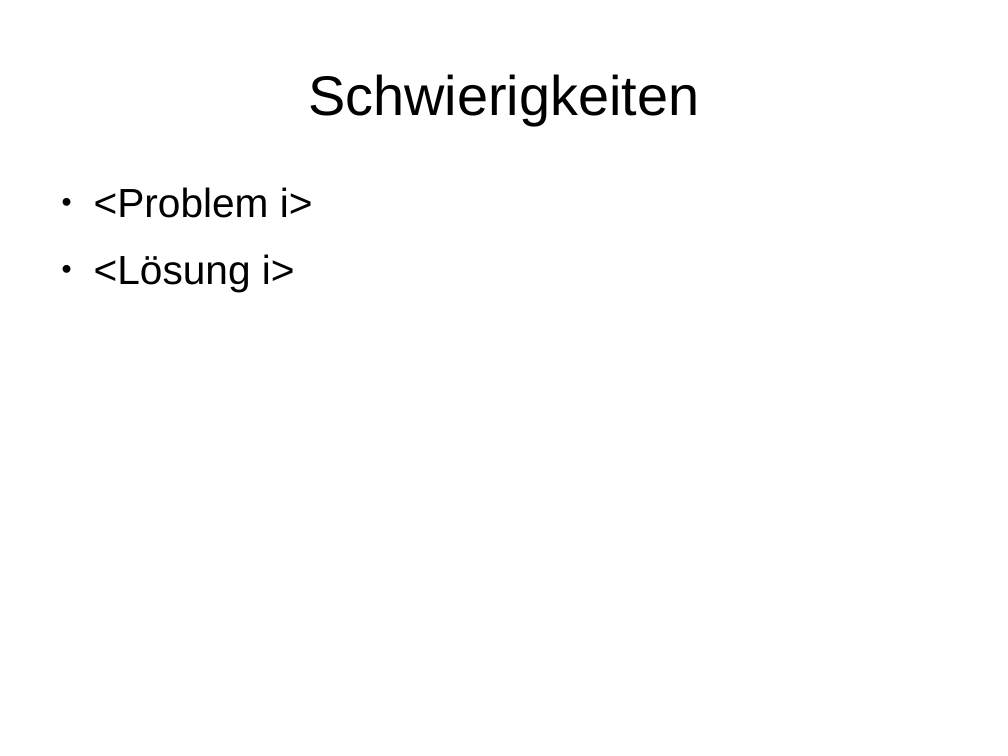
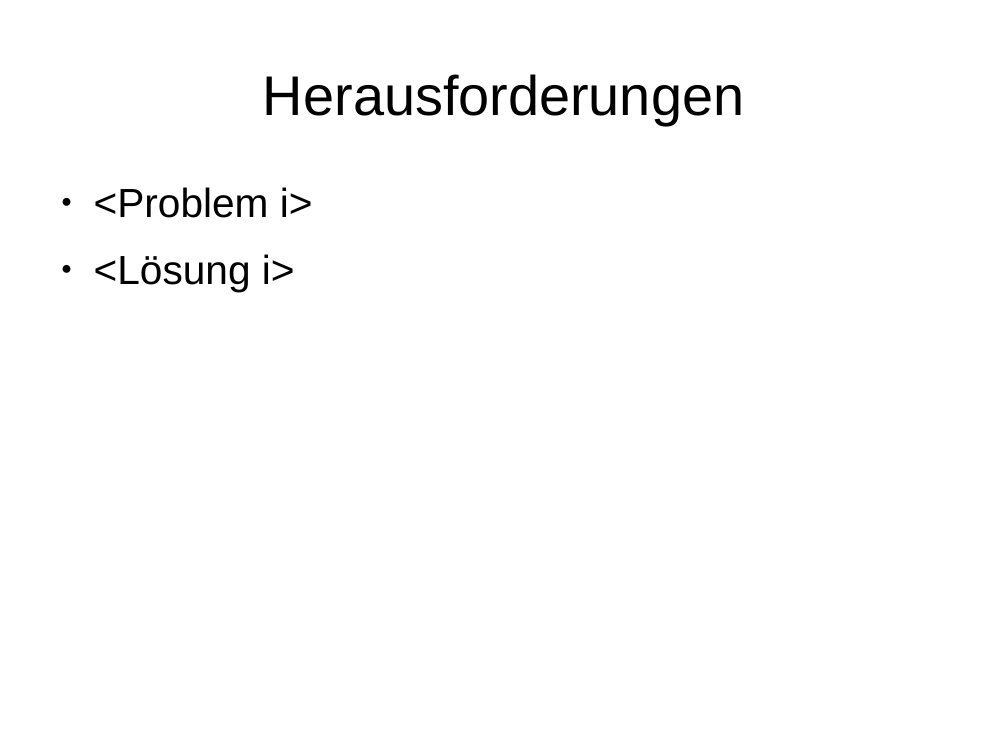
Before and after one commit to KITrokopter/Presentation, a slide deck: slide 3 of Folien Template.odp. Drawn at 1008x756 pixels with LibreOffice and Linux fonts; fonts in the diff are those of the drawing. Boxes give left, top, right and bottom in pixels: in the first picture for what was removed or moved away, otherwise in the second. Text is boxed around its words. In the diff, an @@ line names an element or a change of style, - is before the commit and + after.

Commit message:
Added first version of camera module presentation

```diff
--- a/Folien Template.odp
+++ b/Folien Template.odp
@@ title at box(263, 74, 744, 125): text changed @@
-Schwierigkeiten
+Herausforderungen
```
Also in this commit, not shown: 1 other file.
